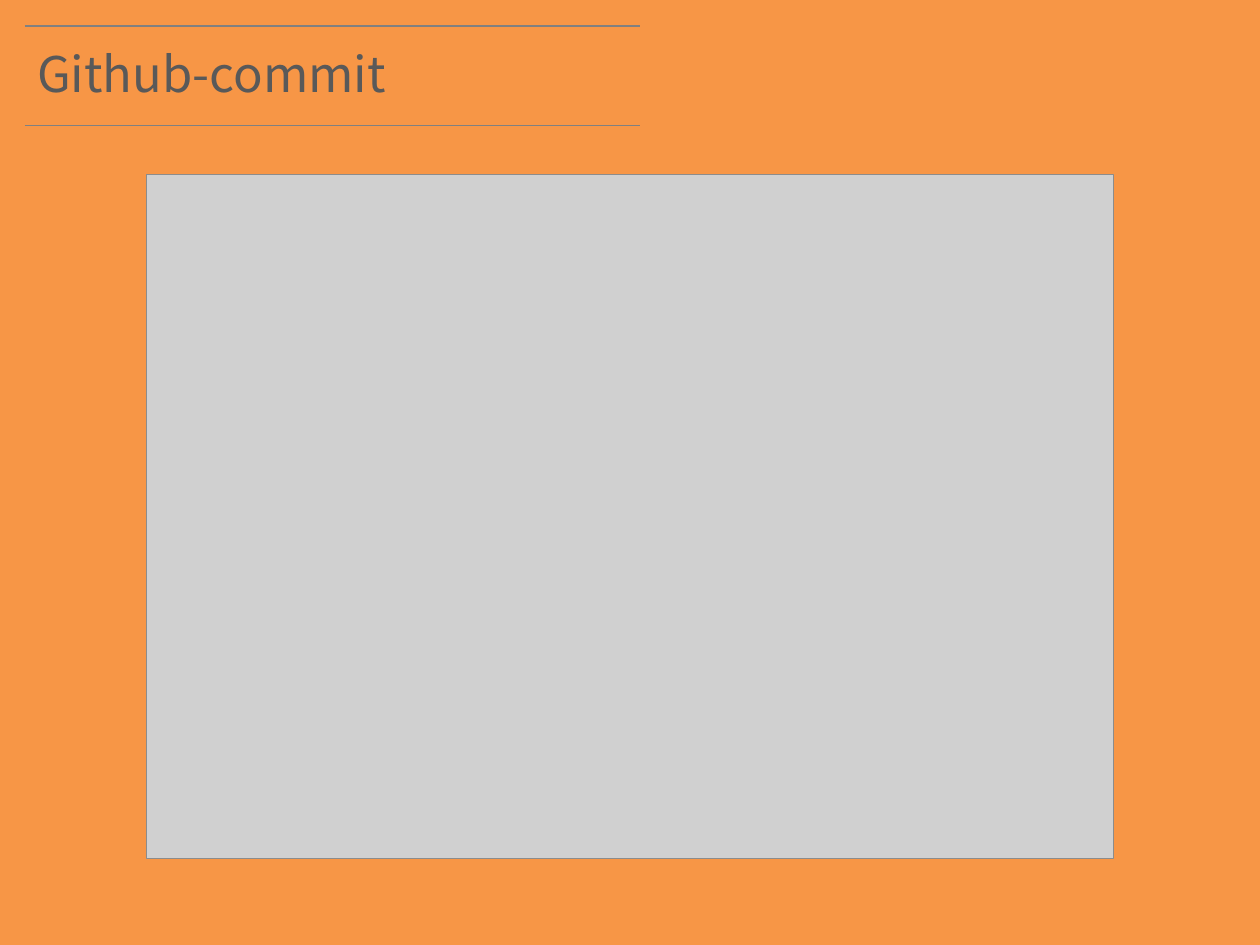
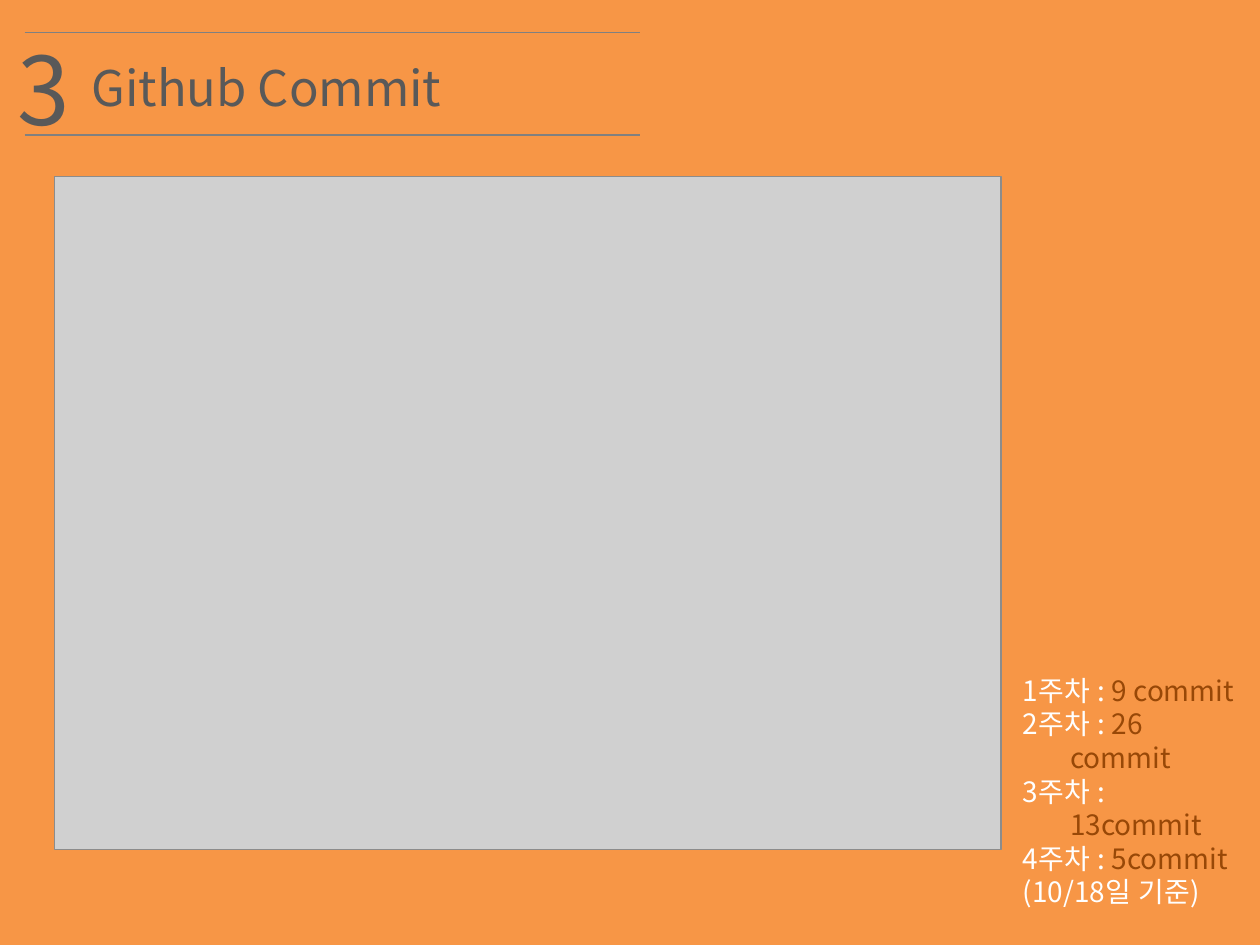
Before and after one commit to True-right-circle/2D-Gameprograming-homework, a slide deck: slide 4 of 2D게임프로그래밍 Term_Project 중간 2012182042 진우원.pptx. Drawn at 1260x945 pixels with LibreOffice and Linux fonts; fonts in the diff are those of the drawing; grey boxes stand for pictures. Boxes give left, top, right and bottom in pixels: in the first picture for what was removed or moved away, otherwise in the second. Text is boxed around its words. In the diff, an @@ line names an element or a change of style, - is before the commit and + after.

```diff
--- a/2D게임프로그래밍 Term_Project 중간 2012182042 진우원.pptx
+++ b/2D게임프로그래밍 Term_Project 중간 2012182042 진우원.pptx
@@ text added at [17, 32, 69, 136], 54 pt, text #595959 @@
+3
@@ line moved from (25, 26) - (640, 26) to (25, 33) - (640, 33) @@
@@ text at [92, 67, 441, 107]: text changed @@
-Github-commit
+Github Commit
@@ line moved from (25, 125) - (640, 125) to (25, 135) - (640, 135) @@
@@ picture: place and size @@
-picture at [146, 175, 1114, 859]
+picture at [54, 176, 1000, 849]
@@ text added at [1023, 678, 1233, 908], 16 pt, text #984807 @@
+1주차 : 9 commit
+2주차 : 26 commit
+3주차 : 13commit
+4주차 : 5commit
+(10/18일 기준)
```
Also in this commit, not shown: 2 other slides changed, 6 slides removed.
